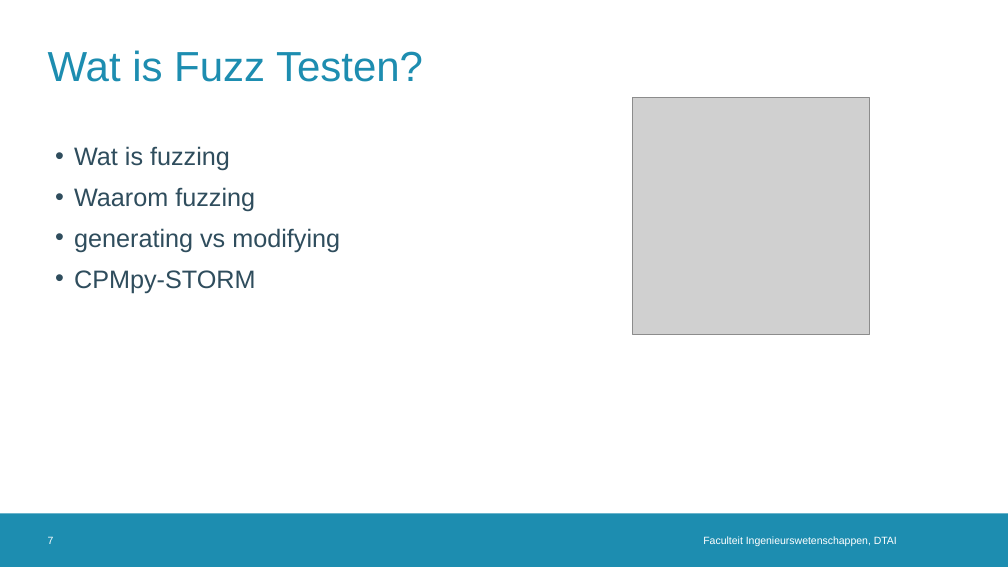
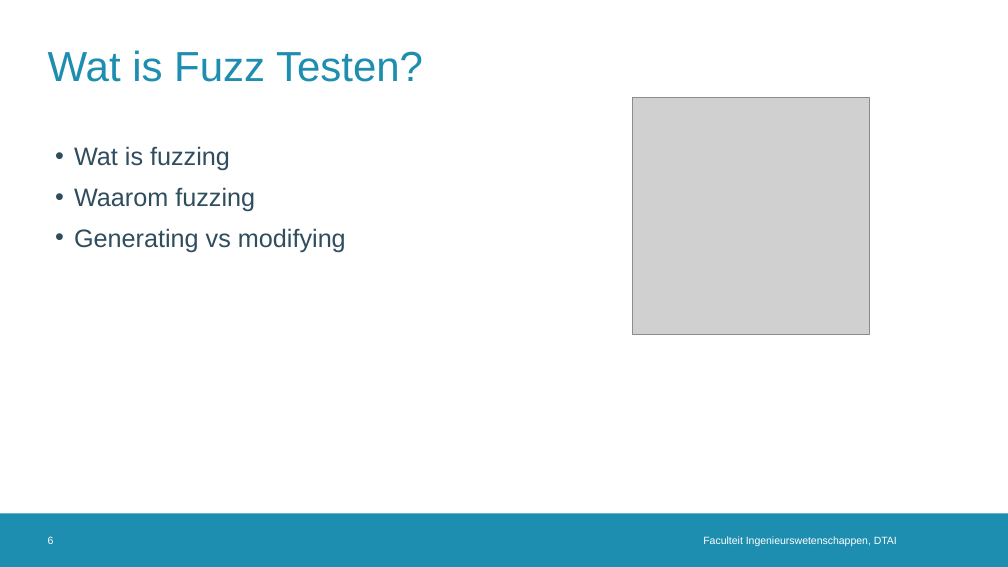
Before and after one commit to rubenkindt/Masterproef-paper-RubenKindt, a slide deck: slide 6 of Milestones/M3 december presentation/M3.pptx (slide 7 before the commit). Drawn at 1008x567 pixels with LibreOffice and Linux fonts; fonts in the diff are those of the drawing; grey boxes stand for pictures; background and template pictures are left out. Boxes give left, top, right and bottom in pixels: in the first picture for what was removed or moved away, otherwise in the second. Text is boxed around its words. In the diff, an @@ line names an element or a change of style, - is before the commit and + after.

```diff
--- a/Milestones/M3 december presentation/M3.pptx
+++ b/Milestones/M3 december presentation/M3.pptx
@@ text at (74,228,346,253): text changed @@
-• generating vs modifying
-• CPMpy-STORM
+• Generating vs modifying
@@ page number at (48,536,54,544): text changed @@
-7
+6
```
Also in this commit, not shown: 4 other slides changed, 9 other files.
